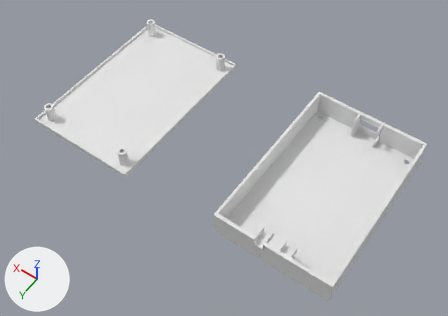
What one commit did to the Blender file case/working copy.blend.
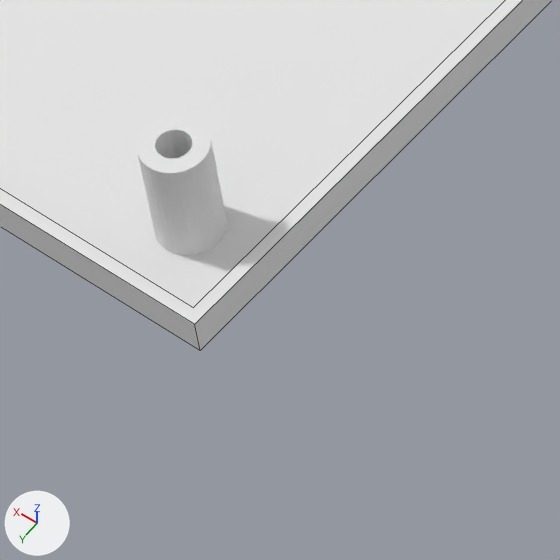
The first picture shows the older version from a 50 mm camera at (-64.0, 173.0, 257.0) aimed at (54.0, 8.0, -2.0). The close-ups show both versions on the part from 22% to 39% of the width and 42% to 65% of the height of that picture; other places that the commit changed are outside them. Every picture has the same lights, and +X, +Y and +Z are marked at lower left. The close-ups show mesh edges as thin lines.

Names of what the first close-up shows: 'Main Lid Body.001', 'Screw holder front left'.
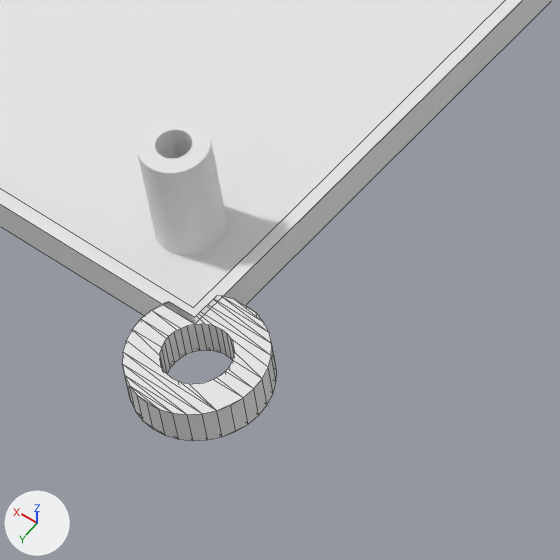
Boxes [x1, y1, x2, y2] around the edits, measured in the close-ups (560 x 560 px):
'Flange.002', added: after [122, 296, 277, 441]

What the commit changed:
Mesh me_circle_037 is new.
It has 176 vertices, 140 faces and spans x -3.23..6.77, y -6.77..3.23, z 0.0..3.0.
Object 'Flange.002' (ob_flange_002) is new; it shows me_circle_037.
Its location is (86.58, 49.5, 0.0).
Its rotation in degrees is (0, 0, 180).
